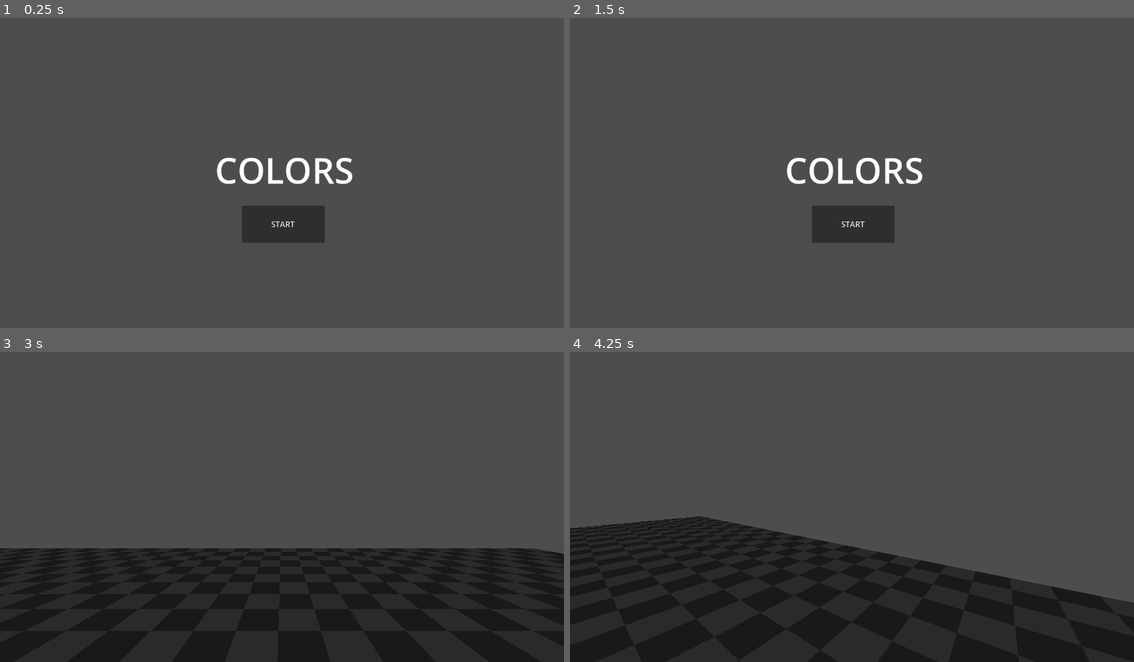
Above: before the commit, frames 1-4 (two rows, left to right).
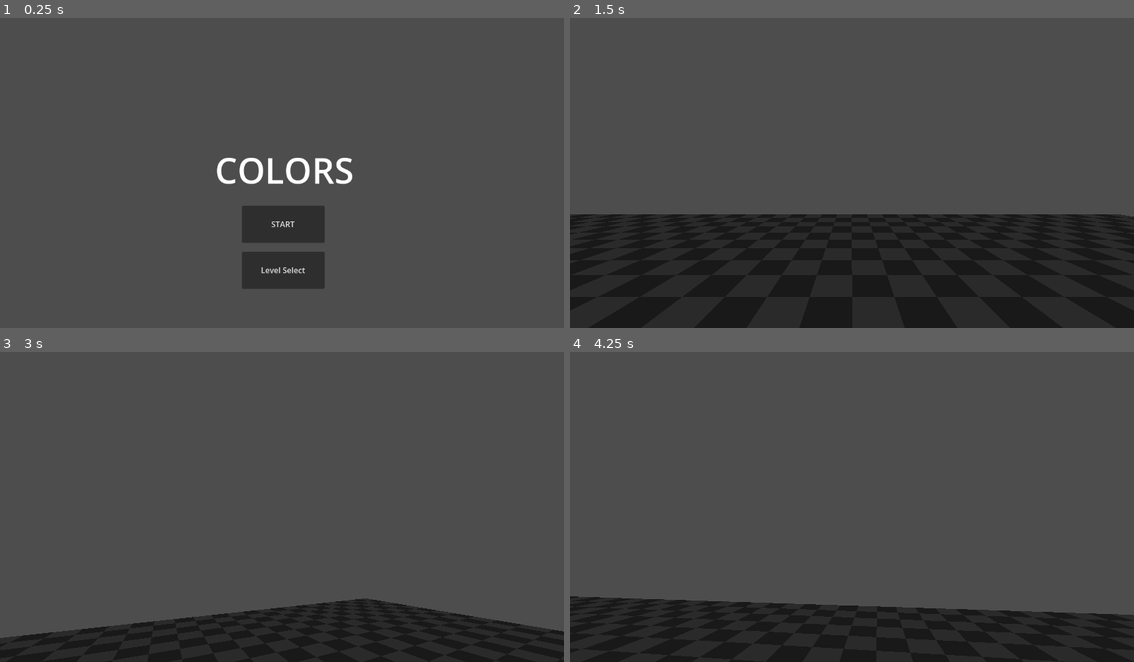
Above: after the commit, the same moments.

Repository: Octoan1/respawn26-colors
Game: Godot game, scene res://Game/main.tscn
The game is run twice, just before and just after one commit, with the same random seed, the same clock (stepped at 60 frames per second) and the same inputs. The engine's default icon, where the game draws it, is replaced by a stand-in: a white triangle on a blue panel in a dark square.
Inputs (mouse positions are in pixels of both pictures, inside the frame that each line leads up to):
- Up to frame 1 (0.25 s): no input
- Up to frame 2 (1.5 s): click (852, 269) at 0.5 s, where only the run after the commit has a clickable "Level Select"; click (654, 30) at 1.25 s, where only the run after the commit has a clickable "Level 2"
- Up to frame 3 (3 s): click (282, 559) at 2 s, where only the run before the commit has a clickable "START"; tap Enter at 2.75 s; move the mouse to (406, 488) at 2.77 s; hold D (player_right) from 2.78 s (still down); click (406, 488) at 2.92 s
- Up to frame 4 (4.25 s): tap Space (player_jump) at 3.02, 3.77 s; move the mouse to (823, 503) at 3.52 s; release D (player_right) at 3.53 s; hold W (player_forwards) from 3.53 s (still down)

The runs differ from the first frame. In frame 1, 1.7% of the frame differs, in the area x 42-58%, y 75-88%; in frame 2, 37%, in the area x 0-100%, y 45-100%; in frame 3, 22%; in frame 4, 18%.

Commit message:
Level Select Screen added
- Level select screen added
- Dynamically populates buttons into a scrollable grid. each button maps to their respective level.

Diff:
--- a/Autoloads/ui_manager.gd
+++ b/Autoloads/ui_manager.gd
@@ -1,15 +1,17 @@
 extends Node
 const TITLE = preload("uid://cad2mj4oauw32")
+const LEVEL_SELECT = preload("uid://b4bgodk2ydk3r")
 
 ## Instantiates the title scene
 func go_to_title() -> void:
 	var scene: PackedScene = TITLE
 	var title_screen: Node = scene.instantiate()
 
-	var main: Node
-	for child in get_tree().root.get_children():
-		if child.name == "Main":
-			main = child
-			break
+	LevelManager.main.add_child(title_screen)
 
-	main.add_child(title_screen)
+## Instantiates the level select scene
+func go_to_level_select() -> void:
+	var scene: PackedScene = LEVEL_SELECT
+	var level_select_screen: Node = scene.instantiate()
+
+	LevelManager.main.add_child(level_select_screen)
--- /dev/null
+++ b/UI/level_select.gd
@@ -0,0 +1,34 @@
+extends Control
+@onready var level_columns = $ScrollContainer/LevelColumns
+@export var buttons_per_row: int = 4
+
+# Called when the node enters the scene tree for the first time.
+func _ready():
+	populate_button_data()
+
+
+# Called every frame. 'delta' is the elapsed time since the previous frame.
+func _process(delta):
+	pass
+
+func populate_button_data() -> void:
+	for level_num in range(LevelManager.LEVEL_LIST.levels.size()):
+		# create a new hbox every 4 levels
+		var hbox: HBoxContainer
+		if level_num % buttons_per_row == 0:
+			hbox = HBoxContainer.new()
+			level_columns.add_child(hbox)
+
+		# create a button for each level
+		var button: Button = Button.new()
+		button.pressed.connect(go_to_level.bind(level_num))
+		button.text = "Level " + str(level_num+1)
+
+		# add the button to the most recent hbox
+		var hbox_index = level_columns.get_children().size()-1
+		level_columns.get_child(hbox_index).add_child(button)
+
+
+func go_to_level(level_num: int) -> void:
+	LevelManager.go_to_level(level_num)
+	queue_free()
--- /dev/null
+++ b/UI/level_select.tscn
@@ -0,0 +1,31 @@
+[gd_scene format=3 uid="uid://b4bgodk2ydk3r"]
+
+[ext_resource type="Script" uid="uid://cgh82hqqoo643" path="res://UI/level_select.gd" id="1_r4dbv"]
+
+[node name="LevelSelect" type="Control" unique_id=193318194]
+layout_mode = 3
+anchors_preset = 15
+anchor_right = 1.0
+anchor_bottom = 1.0
+grow_horizontal = 2
+grow_vertical = 2
+script = ExtResource("1_r4dbv")
+
+[node name="ScrollContainer" type="ScrollContainer" parent="." unique_id=1736286136]
+custom_minimum_size = Vector2(1000, 600)
+layout_mode = 1
+anchors_preset = 8
+anchor_left = 0.5
+anchor_top = 0.5
+anchor_right = 0.5
+anchor_bottom = 0.5
+offset_left = -500.0
+offset_top = -300.0
+offset_right = 500.0
+offset_bottom = 300.0
+grow_horizontal = 2
+grow_vertical = 2
+
+[node name="LevelColumns" type="VBoxContainer" parent="ScrollContainer" unique_id=1225115151]
+custom_minimum_size = Vector2(1000, 600)
+layout_mode = 2
--- a/UI/title.tscn
+++ b/UI/title.tscn
@@ -28,4 +28,13 @@
 offset_bottom = 474.0
 text = "START"
 
+[node name="LevelSelect" type="Button" parent="." unique_id=1718504403]
+layout_mode = 0
+offset_left = 494.0
+offset_top = 492.0
+offset_right = 663.0
+offset_bottom = 568.0
+text = "Level Select"
+
 [connection signal="pressed" from="StartGame" to="." method="_on_start_game_pressed"]
+[connection signal="pressed" from="LevelSelect" to="." method="_on_level_select_pressed"]
--- a/UI/title_ui.gd
+++ b/UI/title_ui.gd
@@ -8,3 +8,8 @@
 func _on_start_game_pressed():
 	LevelManager.start_game()
 	queue_free()
+
+
+func _on_level_select_pressed():
+	UiManager.go_to_level_select()
+	queue_free()
Not shown, added: UI/level_select.gd.uid
